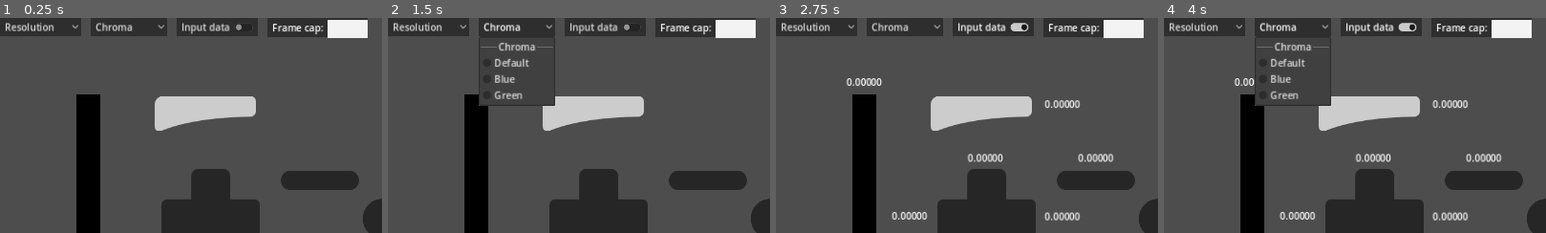
Above: before the commit, frames 1-4 (left to right).
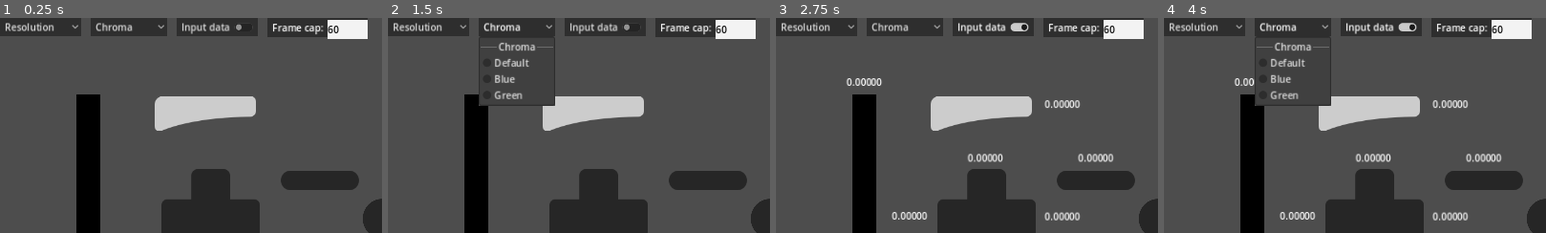
Above: after the commit, the same moments.

Repository: alfobo/InputViewer
Game: Godot game, scene res://scenes/main.tscn
Two runs of this game, one before a commit and one after it. Both use one fixed random seed, a clock stepped at 60 frames per second and the inputs below.
Inputs:
- Up to frame 1 (0.25 s): no input
- Up to frame 2 (1.5 s): click "Resolution" at 0.5 s; click "Chroma" at 1.25 s
- Up to frame 3 (2.75 s): click "Input data" at 2 s
- Up to frame 4 (4 s): click "Resolution" at 2.75 s; click "Chroma" at 3.5 s
The pictures show only the part of the screen within x 0-50%, y 0-50%; the shares and areas given below are measured in that part.

The runs differ from the first frame. In frame 1, 0.1% of the frame differs, in the area x 85-97%, y 3-10%; in frame 2, 0.1%; in frame 3, 0.1%; in frame 4, 0.1%.
Error before the commit: Invalid call. Nonexistent 'int' constructor. (res://script/options.gd:52)

Commit message:
Changed the way the controller is detected under different OS

Diff:
--- a/project.godot
+++ b/project.godot
@@ -12,7 +12,7 @@
 
 config/name="InputViewer"
 run/main_scene="res://scenes/main.tscn"
-config/features=PackedStringArray("4.1", "Mobile")
+config/features=PackedStringArray("4.2", "Mobile")
 boot_splash/bg_color=Color(0.141176, 0.141176, 0.141176, 1)
 boot_splash/show_image=false
 config/icon="res://art/icon.svg"
--- a/script/analog.gd
+++ b/script/analog.gd
@@ -1,23 +1,28 @@
 extends Node
 
 signal analogData(data)
+var device
 
 func _ready():
+	if (OS.get_name() == "Linux"):
+		device = 3
+	elif(OS.get_name() == "Windows"):
+		device = 0
 	pass # Replace with function body.
 
 func _process(delta):
 	# Left stick
-	if(Input.get_joy_axis(0,0) || Input.get_joy_axis(0,1)):
-		emit_signal("analogData",Vector2(Input.get_joy_axis(0,0),Input.get_joy_axis(0,1)))
-		print("Left joy: ",Vector2(Input.get_joy_axis(0,0),Input.get_joy_axis(0,1)))
-		$leftAnalog/stick.position = 40*Vector2(Input.get_joy_axis(0,0),Input.get_joy_axis(0,1))
+	if(Input.get_joy_axis(device,0) || Input.get_joy_axis(device,1)):
+		emit_signal("analogData",Vector2(Input.get_joy_axis(device,0),Input.get_joy_axis(device,1)))
+		print("Left joy: ",Vector2(Input.get_joy_axis(device,0),Input.get_joy_axis(device,1)))
+		$leftAnalog/stick.position = 40*Vector2(Input.get_joy_axis(device,0),Input.get_joy_axis(device,1))
 	else:
 		$leftAnalog/stick.position = Vector2()
 	# Right stick
-	if(Input.get_joy_axis(0,2) || Input.get_joy_axis(0,3)):
-		emit_signal("analogData",Vector2(Input.get_joy_axis(0,2),Input.get_joy_axis(0,3)))
-		print("Right joy: ",Vector2(Input.get_joy_axis(0,2),Input.get_joy_axis(0,3)))
-		$rightAnalog/stick.position = 40*Vector2(Input.get_joy_axis(0,2),Input.get_joy_axis(0,3))
+	if(Input.get_joy_axis(device,2) || Input.get_joy_axis(device,3)):
+		emit_signal("analogData",Vector2(Input.get_joy_axis(device,2),Input.get_joy_axis(device,3)))
+		print("Right joy: ",Vector2(Input.get_joy_axis(device,2),Input.get_joy_axis(device,3)))
+		$rightAnalog/stick.position = 40*Vector2(Input.get_joy_axis(device,2),Input.get_joy_axis(device,3))
 	else:
 		emit_signal("analogData",Vector2())
 		$rightAnalog/stick.position = Vector2()
--- a/script/input.gd
+++ b/script/input.gd
@@ -4,6 +4,7 @@
 var b = []
 var time = []
 var timeActive = false
+var device
 
 func _ready():
 	$"face/face-pressed-up".visible = false
@@ -23,7 +24,12 @@
 		child.visible = false
 		child.text = "0.00000"
 
-	print(Input.get_joy_name(0))
+	if(OS.get_name() == "Linux"):
+		print(Input.get_joy_name(3))
+		device = 3
+	elif(OS.get_name() == "Windows"):
+		print(Input.get_joy_name(0))
+		device = 0
 
 	bID = [
 		"A","B","X","Y","BACK","GUIDE","START",
@@ -43,7 +49,7 @@
 # Change sprite visibility state depending if a button is pressed or not
 func controllerInputs(delta):
 	for i in range(b.size()):
-		if (Input.is_joy_button_pressed(0,b[i])):
+		if (Input.is_joy_button_pressed(device,b[i])):
 			match b[i]:
 				0:	# A
 					pressTime(delta,$watches/faceDown,0,true)
@@ -119,7 +125,7 @@
 					print(bID[i])
 				19:# Paddle 4
 					print(bID[i])
-		if(!Input.is_joy_button_pressed(0,b[i])):
+		if(!Input.is_joy_button_pressed(device,b[i])):
 			match b[i]:
 				0:	# A
 					pressTimeStop(0)
@@ -194,13 +200,13 @@
 				child.visible = false
 
 func _on_trigger_trigger_data(data):
-	if(data == Input.get_joy_axis(0,4)):
-		$watches/triggerLeft.text = str(Input.get_joy_axis(0,4)).pad_decimals(5)
-	if (data == Input.get_joy_axis(0,5)):
-		$watches/triggerRight.text = str(Input.get_joy_axis(0,5)).pad_decimals(5)
+	if(data == Input.get_joy_axis(device,4)):
+		$watches/triggerLeft.text = str(Input.get_joy_axis(device,4)).pad_decimals(5)
+	if (data == Input.get_joy_axis(device,5)):
+		$watches/triggerRight.text = str(Input.get_joy_axis(device,5)).pad_decimals(5)
 
 func _on_analog_analog_data(data):
-	if (data == Vector2(Input.get_joy_axis(0,0),Input.get_joy_axis(0,1))):
-		$watches/analogLeft.text = str(Vector2(Input.get_joy_axis(0,0),Input.get_joy_axis(0,1)))
-	if (data == Vector2(Input.get_joy_axis(0,2),Input.get_joy_axis(0,3))):
-		$watches/analogRight.text = str(Vector2(Input.get_joy_axis(0,2),Input.get_joy_axis(0,3)))
+	if (data == Vector2(Input.get_joy_axis(device,0),Input.get_joy_axis(device,1))):
+		$watches/analogLeft.text = str(Vector2(Input.get_joy_axis(device,0),Input.get_joy_axis(device,1)))
+	if (data == Vector2(Input.get_joy_axis(0,2),Input.get_joy_axis(device,3))):
+		$watches/analogRight.text = str(Vector2(Input.get_joy_axis(device,2),Input.get_joy_axis(device,3)))
--- a/script/options.gd
+++ b/script/options.gd
@@ -58,10 +58,10 @@
 
 func loadData():
 	settings.load(path)
-	var res = settings.get_value("Setting","resolution")
-	var chroma = settings.get_value("Setting","chroma")
-	var toggleState = settings.get_value("Setting","inputsToggle")
-	var fps = settings.get_value("Setting","fpsCap")
+	var res = settings.get_value("Setting","resolution",0)
+	var chroma = settings.get_value("Setting","chroma",0)
+	var toggleState = settings.get_value("Setting","inputsToggle",false)
+	var fps = settings.get_value("Setting","fpsCap",60)
 
 	_on_resolution_item_selected(res)
 	_on_chroma_item_selected(chroma)
--- a/script/trigger.gd
+++ b/script/trigger.gd
@@ -1,23 +1,28 @@
 extends Node
 
 signal triggerData(data)
+var device
 
 func _ready():
+	if(OS.get_name() == "Linux"):
+		device = 3
+	elif(OS.get_name() == "Windows"):
+		device = 0
 	pass
 
 func _process(delta):
 	# Left trigger
-	if(Input.get_joy_axis(0,4)):
-		emit_signal("triggerData",Input.get_joy_axis(0,4))
-		print("Left trig: ",Input.get_joy_axis(0,4))
-		$left/bar.scale.y = Input.get_joy_axis(0,4)
+	if(Input.get_joy_axis(device,4)):
+		emit_signal("triggerData",Input.get_joy_axis(device,4))
+		print("Left trig: ",Input.get_joy_axis(device,4))
+		$left/bar.scale.y = Input.get_joy_axis(device,4)
 	else:
-		emit_signal("triggerData",Input.get_joy_axis(0,4))
+		emit_signal("triggerData",Input.get_joy_axis(device,4))
 		$left/bar.scale.y = 0
 	# Right trigger
-	if(Input.get_joy_axis(0,5)):
-		emit_signal("triggerData",Input.get_joy_axis(0,5))
-		print("Right trig: ",Input.get_joy_axis(0,5))
-		$right/bar.scale.y = Input.get_joy_axis(0,5)
+	if(Input.get_joy_axis(device,5)):
+		emit_signal("triggerData",Input.get_joy_axis(device,5))
+		print("Right trig: ",Input.get_joy_axis(device,5))
+		$right/bar.scale.y = Input.get_joy_axis(device,5)
 	else:
 		$right/bar.scale.y = 0
